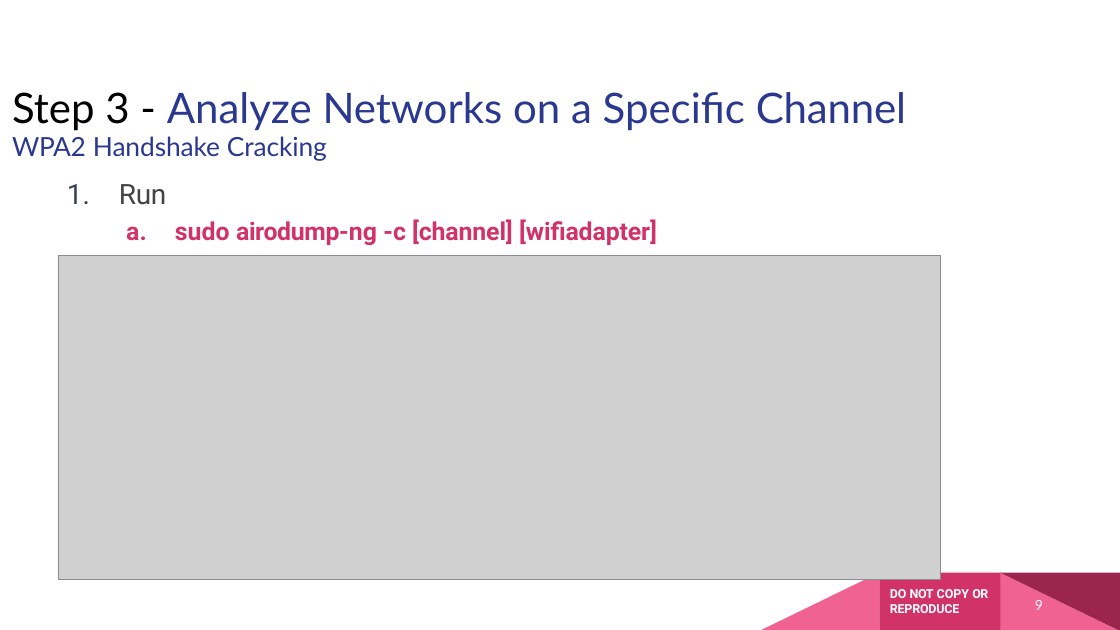
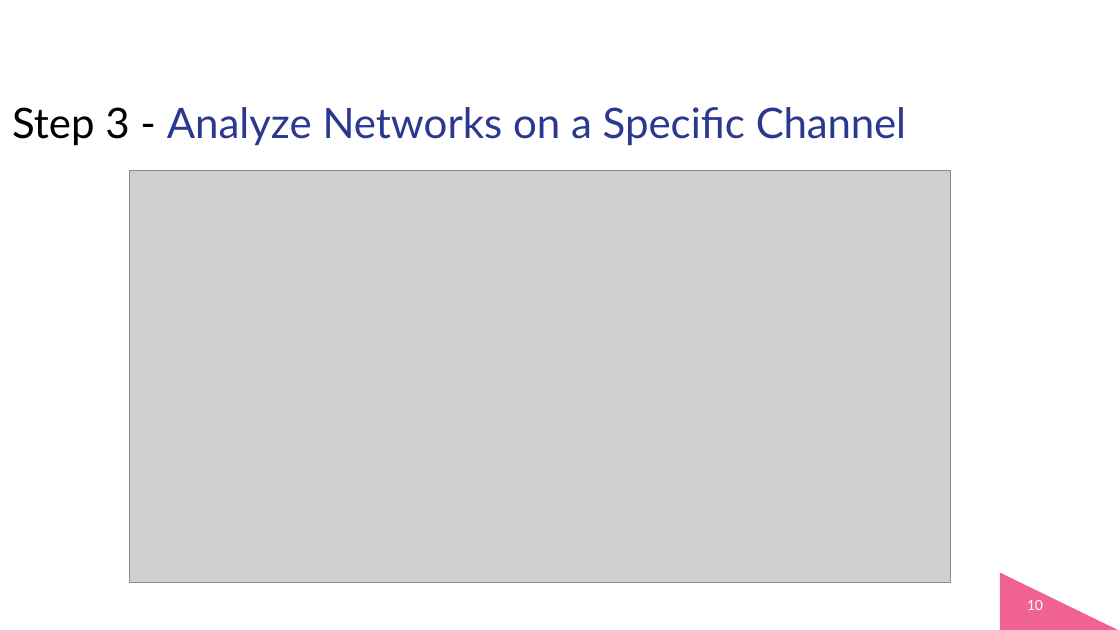
Before and after one commit to nprobert/AutoISAC-ACT-AdvWireless, a slide deck: slide 10 of 3 ACT AW - WiFi.pptx (slide 9 before the commit). Drawn at 1120x630 pixels with LibreOffice and Linux fonts; fonts in the diff are those of the drawing; grey boxes stand for pictures. Boxes give left, top, right and bottom in pixels: in the first picture for what was removed or moved away, otherwise in the second. Text is boxed around its words. In the diff, an @@ line names an element or a change of style, - is before the commit and + after.

```diff
--- a/3 ACT AW - WiFi.pptx
+++ b/3 ACT AW - WiFi.pptx
@@ title "Step 3 - Analyze Networks ...": place and size @@
-title "Step 3 - Analyze Networks ..." at (12,92,906,161)
+title "Step 3 - Analyze Networks ..." at (12,107,906,146)
@@ title at (12,136,327,161): paragraph removed @@
-WPA2 Handshake Cracking
@@ picture: place and size @@
-picture at (58,255,941,579)
+picture at (129,170,950,582)
@@ text removed at (119,184,657,245) @@
-1. Run
-  a. sudo airodump-ng -c [channel] [wiﬁadapter]
@@ freeform shape removed at (761,573,880,630) @@
@@ freeform shape removed at (880,573,1001,630) @@
@@ text removed at (890,589,988,613) @@
-DO NOT COPY OR REPRODUCE
@@ freeform shape removed at (1000,573,1120,630) @@
@@ page number at (1027,600,1043,610): text changed @@
-9
+10
```
Also in this commit, not shown: 2 other slides changed, 1 slide added, 16 slides removed, 1 other file.
